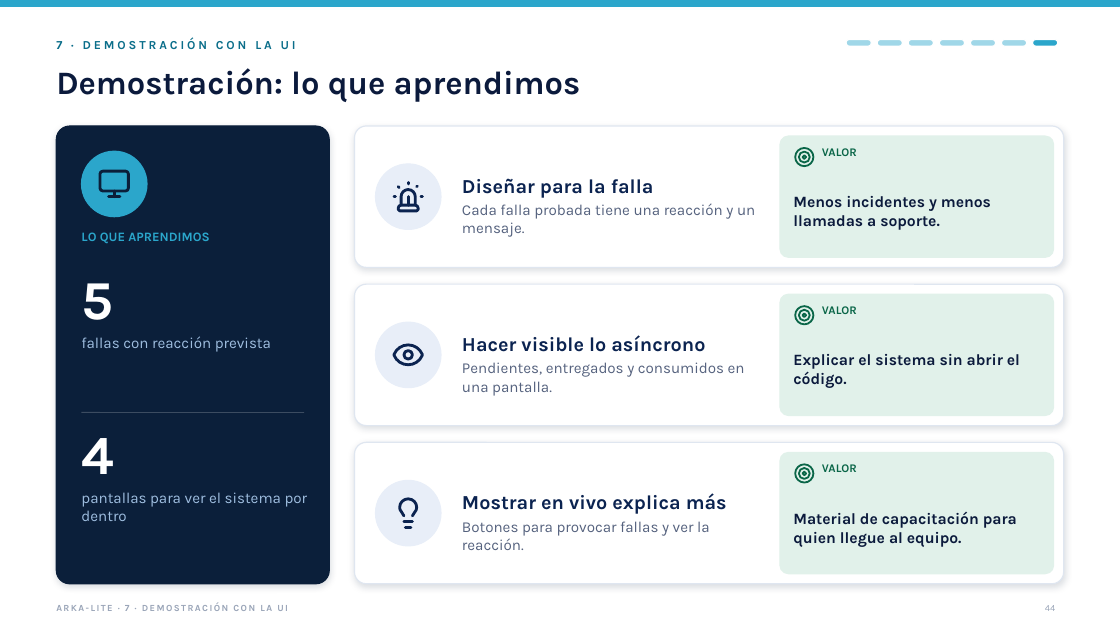
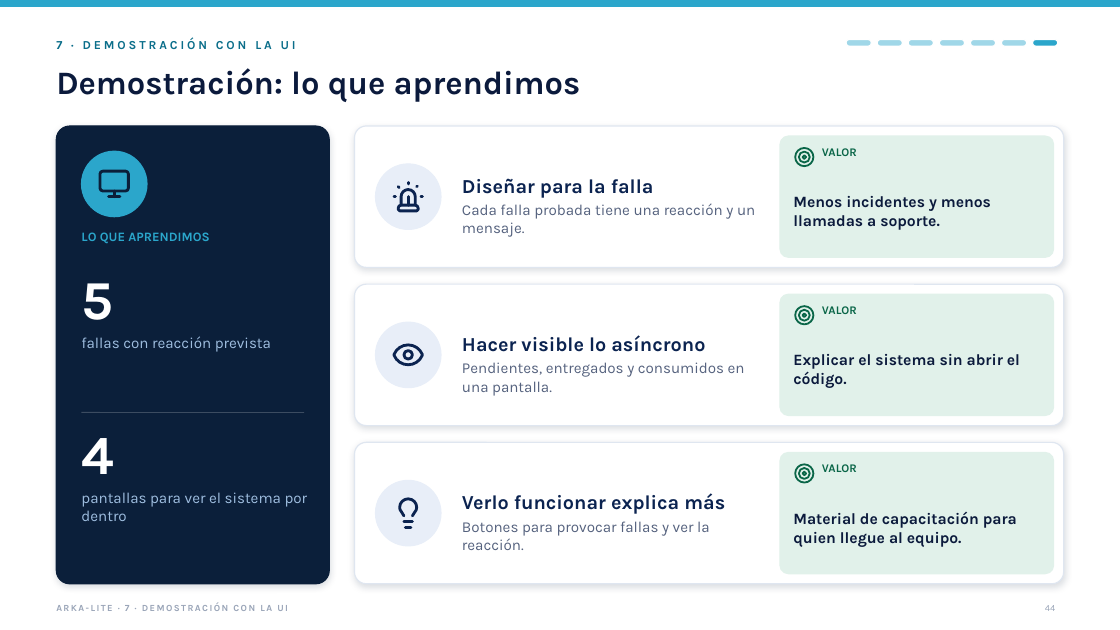
Before and after one commit to jfranceschi-dev/arka-lite, a slide deck: slide 44 of docs/presentation-data/pptx/ARKA-Lite-ejecutivo.pptx. Drawn at 1120x630 pixels with LibreOffice and Linux fonts; fonts in the diff are those of the drawing. Boxes give left, top, right and bottom in pixels: in the first picture for what was removed or moved away, otherwise in the second. Text is boxed around its words. In the diff, an @@ line names an element or a change of style, - is before the commit and + after.

```diff
--- a/docs/presentation-data/pptx/ARKA-Lite-ejecutivo.pptx
+++ b/docs/presentation-data/pptx/ARKA-Lite-ejecutivo.pptx
@@ text at bbox=[462, 493, 725, 514]: text changed @@
-Mostrar en vivo explica más
+Verlo funcionar explica más
```
Also in this commit, not shown: 3 other slides changed, 59 other files.
